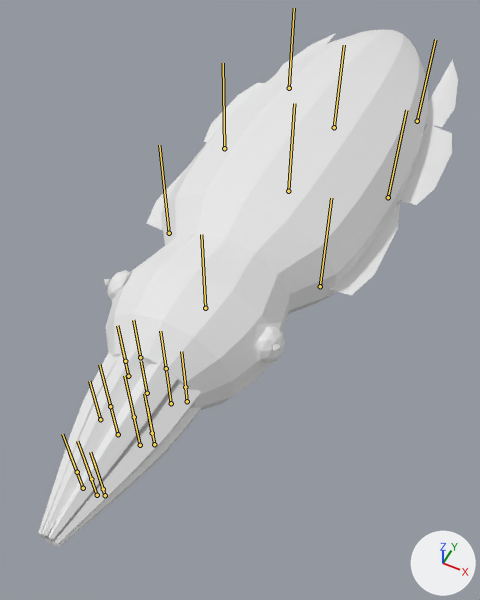
Renders of the glTF model ocean-refined/assets/models/user-sets/sets/creature-set/broadclub-cuttlefish.glb from each side of a commit.
The view is the same before and after, from a 50 mm camera at (0.73, -2.07, 1.62) aimed at (-0.01, -0.59, -0.22). Arrows for +X, +Y and +Z are at lower right; the lights stay in place. The picture after the commit comes second. The bones that change, and the others that lie on the model, are drawn over the model as lines.

In view in the first picture: 'broadclub-cuttlefish_mesh'.
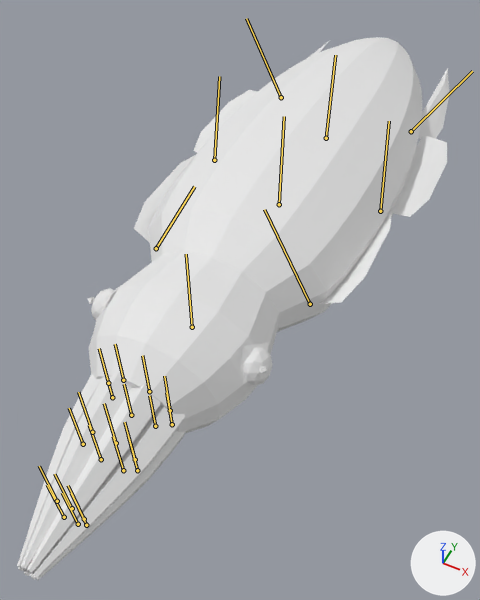
The newer file adds an action. The first version stands in its rest pose; the second is drawn at frame 15 of the action 'strike'.

The edits, one by one:
Bone 'root' (bone_root) moves from (0.0, 0.0, 0.0) to (0.0, 0.0, 0.088).
Bone 'skirt3_L' (bone_skirt3_l) turns from (0, 0, 0) to (0, 0, -29) degrees about its own x, y and z.
Bone 'skirt3_R' (bone_skirt3_r) turns from (0, 0, 0) to (0, 0, 29) degrees about its own x, y and z.
Bone 'skirt1_L' (bone_skirt1_l) turns from (0, 0, 0) to (0, 0, 27) degrees about its own x, y and z.
Bone 'skirt1_R' (bone_skirt1_r) turns from (0, 0, 0) to (0, 0, -27) degrees about its own x, y and z.
Bone 'skirt2_L' (bone_skirt2_l) turns from (0, 0, 0) to (0, 0, 5) degrees about its own x, y and z.
Bone 'skirt2_R' (bone_skirt2_r) turns from (0, 0, 0) to (0, 0, -5) degrees about its own x, y and z.

Changed parts and their boxes (x1, y1, x2, y2) in the pictures (480 x 600 px):
'broadclub-cuttlefish_mesh', posed
    before: (38, 30, 458, 547)
    after: (17, 37, 449, 580)
bone 'root', root to tip
    before: (288, 191) to (294, 103)
    after: (279, 204) to (284, 116)
bone 'skirt3_L', root to tip
    before: (417, 121) to (435, 39)
    after: (411, 131) to (472, 71)
bone 'skirt3_R', root to tip
    before: (289, 88) to (294, 8)
    after: (281, 97) to (246, 18)
bone 'skirt1_L', root to tip
    before: (320, 286) to (331, 198)
    after: (310, 304) to (264, 209)
bone 'skirt1_R', root to tip
    before: (169, 233) to (159, 145)
    after: (156, 248) to (194, 186)
bone 'skirt2_L', root to tip
    before: (388, 197) to (406, 110)
    after: (380, 211) to (389, 121)
bone 'skirt2_R', root to tip
    before: (224, 148) to (223, 63)
    after: (214, 160) to (219, 76)
